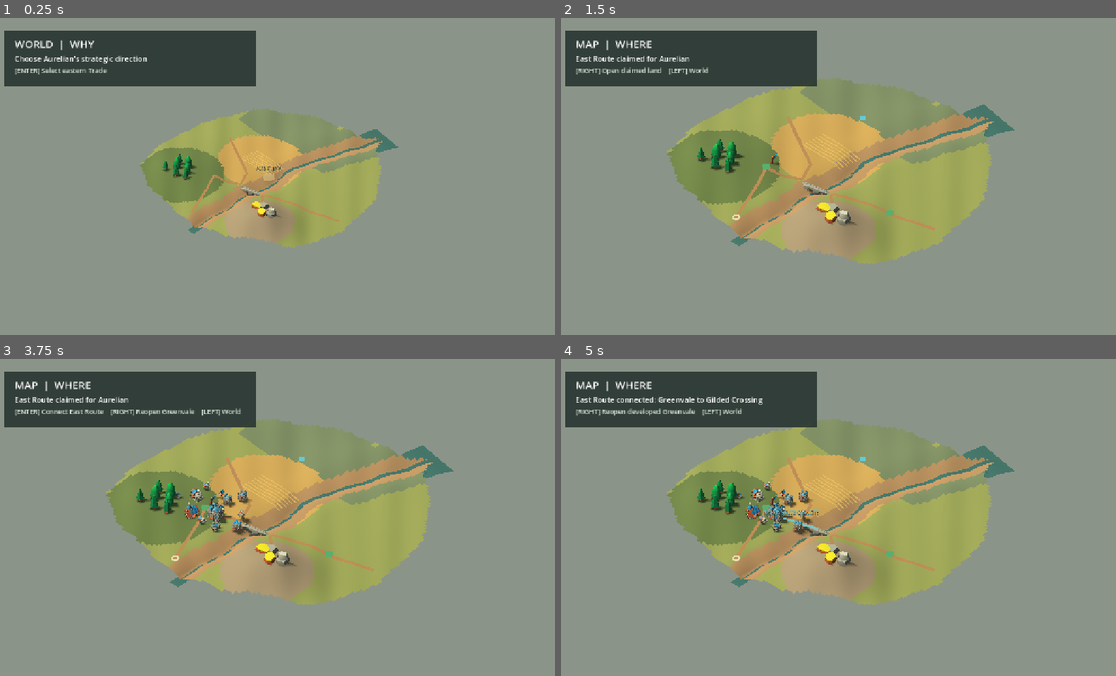
Above: before the commit, frames 1-4 (two rows, left to right).
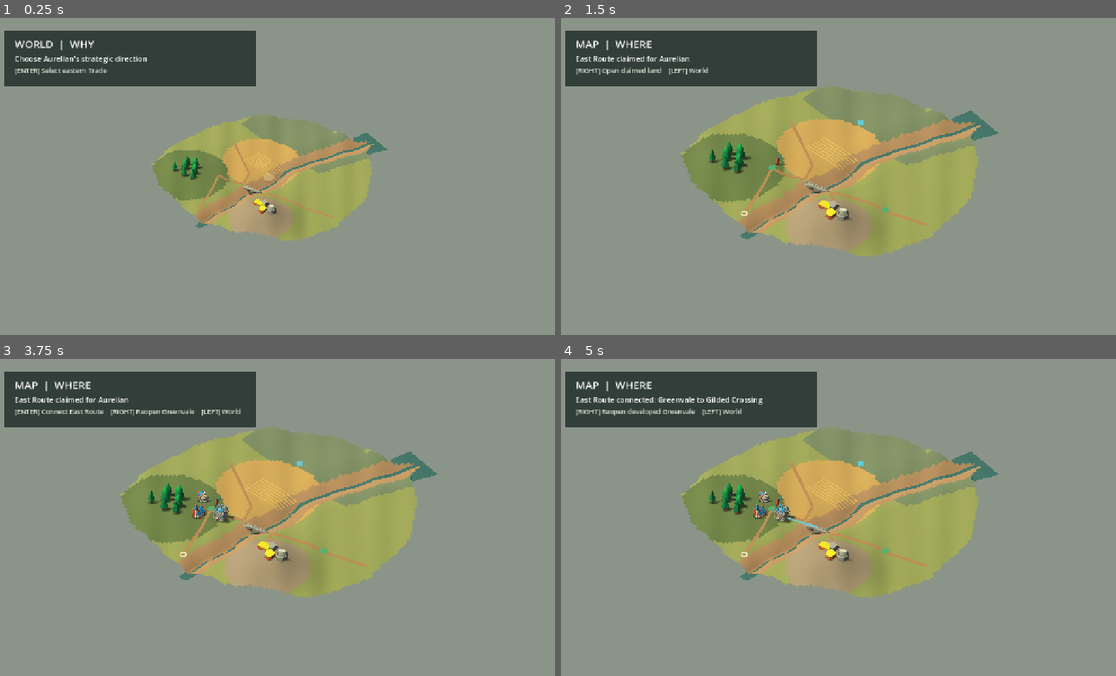
Above: after the commit, the same moments.

Repository: tomat60/pixel-nations
Game: Godot game, scene res://scenes/aurelian/playable_aurelian_entry_v1.tscn
Same seed, same stepped clock (60 frames per second), same inputs: the game is played once before the commit and once after it.
Inputs (mouse positions are in pixels of both pictures, inside the frame that each line leads up to):
- Up to frame 1 (0.25 s): no input
- Up to frame 2 (1.5 s): tap Enter (ui_accept) at 0.5, 0.77, 1.25 s; move the mouse to (960, 160) at 0.52 s; hold Right (ui_right) 0.53-1.28 s; click (960, 160) at 0.67 s; move the mouse to (721, 192) at 1.27 s; hold Down (ui_down) from 1.28 s (still down)
- Up to frame 3 (3.75 s): tap Enter (ui_accept) at 1.52, 2, 2.75, 3.02, 3.5 s; move the mouse to (327, 447) at 2.02 s; release Down (ui_down) at 2.03 s; hold Right (ui_right) 2.03-2.78 s; move the mouse to (244, 580) at 2.77 s; hold Up (ui_up) 2.78-3.53 s; click (244, 580) at 2.92 s; move the mouse to (444, 565) at 3.52 s; hold Left (ui_left) from 3.53 s (still down)
- Up to frame 4 (5 s): keep holding Left (ui_left); tap Enter (ui_accept) at 3.77, 4.25, 4.52 s; move the mouse to (666, 469) at 4.27 s

The runs differ from the first frame. In frame 1, 4.1% of the frame differs, in the area x 25-72%, y 28-73%; in frame 2, 7.3%; in frame 3, 7.9%; in frame 4, 7.9%, in the area x 19-82%, y 18-78%.

Commit message:
Route playable entry through readability wrapper

Diff:
--- a/game/scenes/aurelian/playable_aurelian_entry_v1.tscn
+++ b/game/scenes/aurelian/playable_aurelian_entry_v1.tscn
@@ -1,6 +1,6 @@
 [gd_scene load_steps=2 format=3]
 
-[ext_resource type="Script" path="res://scenes/aurelian/playable_aurelian_first_session_v6.gd" id="1_playable"]
+[ext_resource type="Script" path="res://scenes/aurelian/playable_aurelian_strategic_readability_v1.gd" id="1_playable"]
 
 [node name="PlayableAurelianEntryV1" type="Node3D"]
 script = ExtResource("1_playable")
